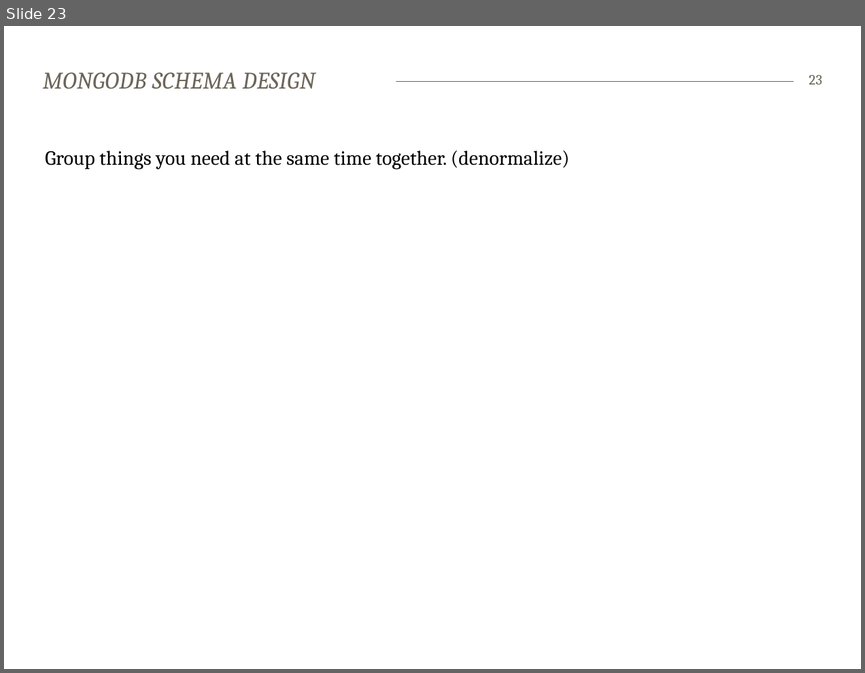
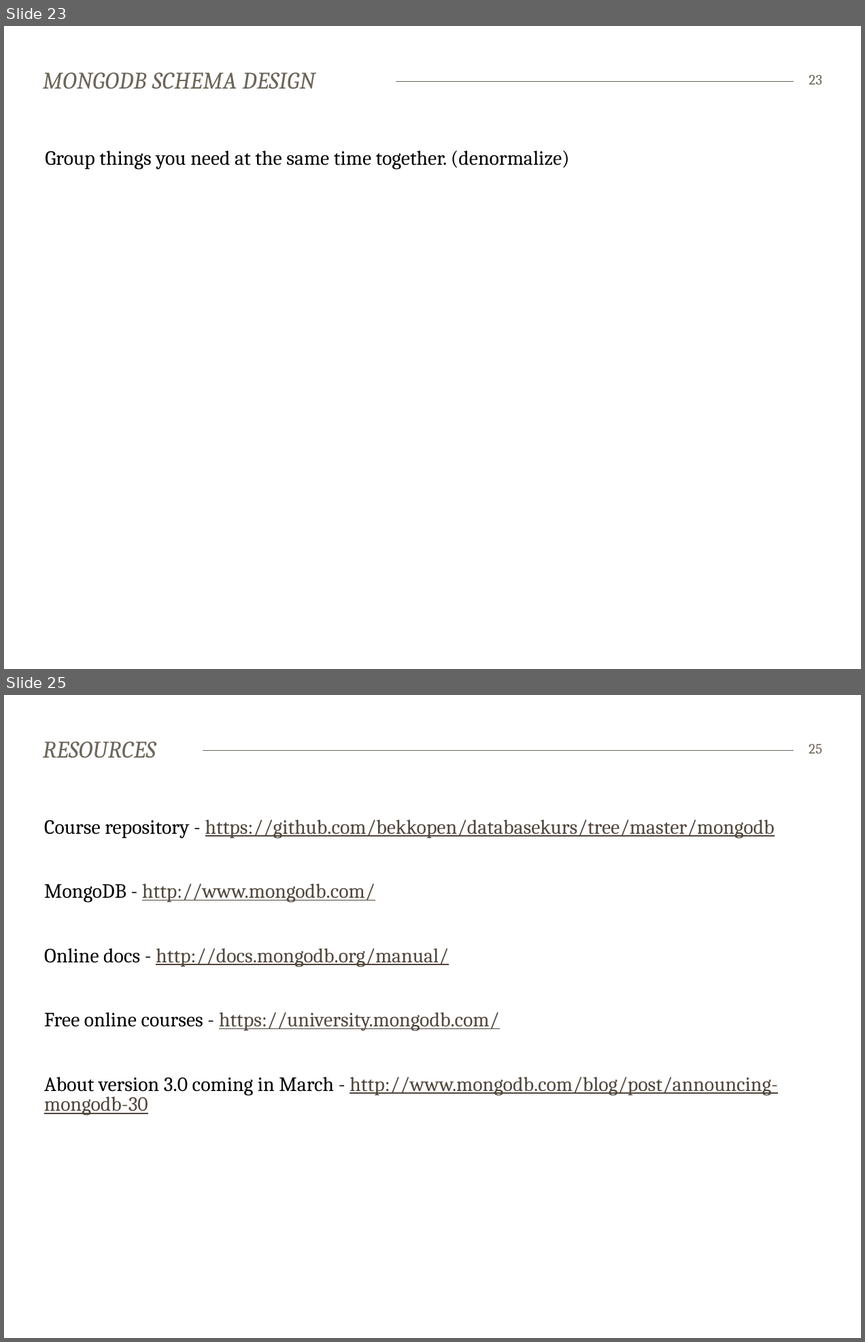
Before and after one commit to bekkopen/databasekurs, a slide deck: mongodb/mongodb-slides.pptx. Shown one above the other, each under a label of ours: slide 23 before the commit, slides 23 and 25 after it; the slides between them are not shown. The pictures are 865x673 and 865x1342 pixels, drawn with LibreOffice and Linux fonts; fonts in the diff are those of the drawing. Boxes give left, top, right and bottom in pixels: in the first picture for what was removed or moved away, otherwise in the second. Text is boxed around its words. In the diff, an @@ line names an element or a change of style, - is before the commit and + after.

Commit message:
added language drivers and resources slides

```diff
--- a/mongodb/mongodb-slides.pptx
+++ b/mongodb/mongodb-slides.pptx
@@ slide 25 added at [4, 695, 861, 1338], background #FFFFFF; not listed: 1 template element that a slide beside it also shows @@
@@ title added at [43, 741, 156, 758], 20 pt, text #6C6559, italic @@
+RESOURCES
@@ page number added at [808, 744, 822, 753], 12 pt, text #6C6559 @@
+25
@@ text added at [44, 819, 778, 1115], 17 pt, text #50463C, underline @@
+Course repository - https://github.com/bekkopen/databasekurs/tree/master/mongodb
+MongoDB - http://www.mongodb.com/
+Online docs - http://docs.mongodb.org/manual/
+Free online courses - https://university.mongodb.com/
+About version 3.0 coming in March - http://www.mongodb.com/blog/post/announcing-mongodb-30
```
Also in this commit, not shown: 1 other slide added.
